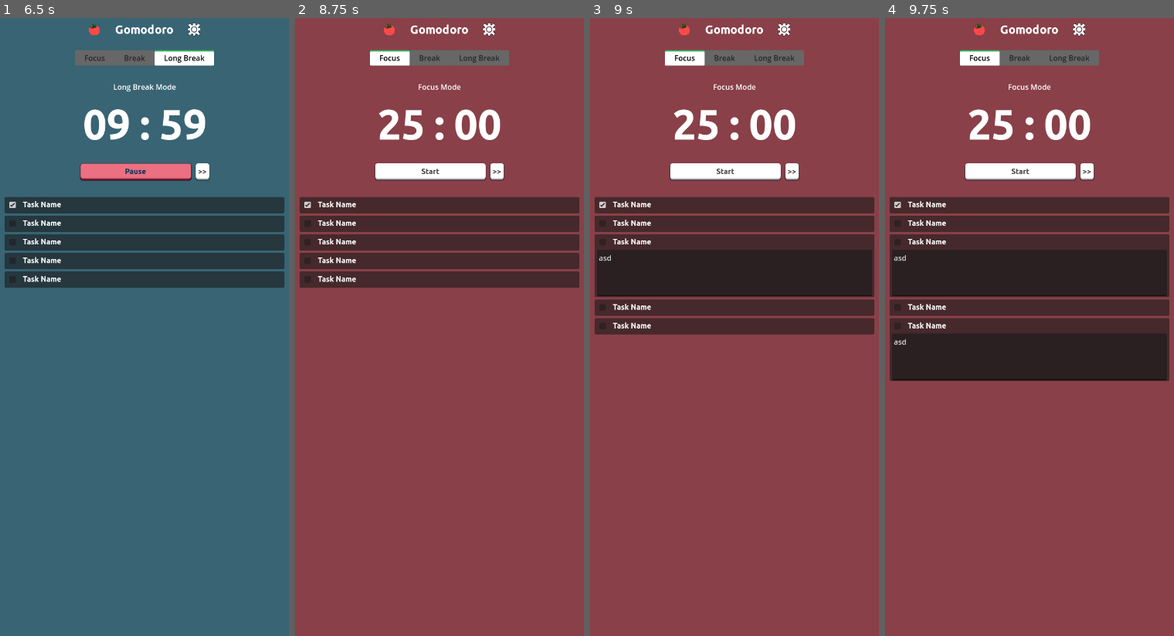
Above: before the commit, frames 1-4 (left to right).
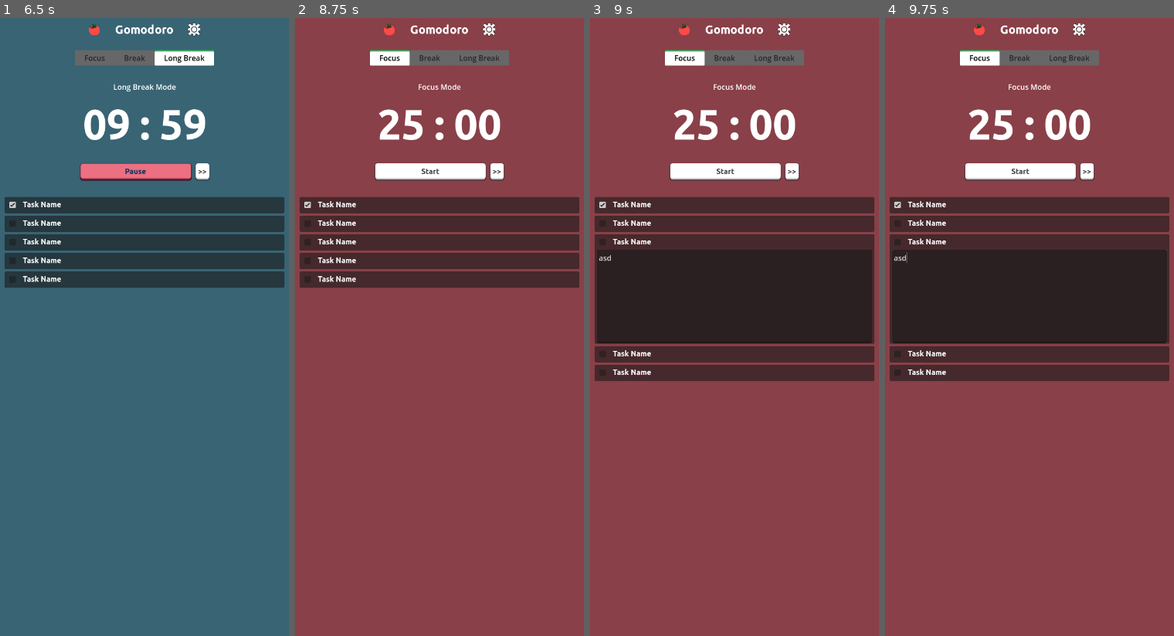
Above: after the commit, the same moments.

Repository: trubusoft/gomodoro
Game: Godot game, scene res://scenes/gomodoro.tscn
The game is run twice, just before and just after one commit, with the same random seed, the same clock (stepped at 60 frames per second) and the same inputs.
Inputs (mouse positions are in pixels of both pictures, inside the frame that each line leads up to):
- Up to frame 1 (6.5 s): click "Start" at 0.5 s; click (11, 203) at 1.27 s; click ">>" at 2 s; click "Start" at 2.75 s; click (11, 203) at 3.52 s; click ">>" at 4.25 s; click (11, 203) at 5.02 s; click "Start" at 5.75 s
- Up to frame 2 (8.75 s): click ">>" at 6.5 s; tap Enter at 7.25 s; move the mouse to (425, 450) at 7.27 s; click (425, 450) at 7.42 s; tap Space at 8 s; move the mouse to (526, 419) at 8.02 s; click (526, 419) at 8.17 s
- Up to frame 3 (9 s): tap Enter at 8.75 s; move the mouse to (647, 234) at 8.77 s; click (647, 234) at 8.92 s
- Up to frame 4 (9.75 s): tap Space at 9.5 s; move the mouse to (1043, 327) at 9.52 s; click (1043, 327) at 9.67 s

Frames 1-2 are identical in both runs. In frame 3, 12% of the frame differs, in the area x 1-99%, y 45-59%; in frame 4, 11%.

Commit message:
Update Task to set grow_size TaskDescription to 200

Diff:
--- a/scenes/task.gd
+++ b/scenes/task.gd
@@ -12,7 +12,7 @@
 
 
 var is_panel_expanded = false
-var grow_size = 100
+var grow_size = 200
 
 
 func toggle_expand_panel():
@@ -21,6 +21,7 @@
 		task.custom_minimum_size.y += grow_size
 		panel.size.y += grow_size
 		task_description.visible = true
+		task_description.custom_minimum_size.y = grow_size # deliberately setto grow_size
 	elif is_panel_expanded == true:
 		is_panel_expanded = false
 		task.custom_minimum_size.y -= grow_size
